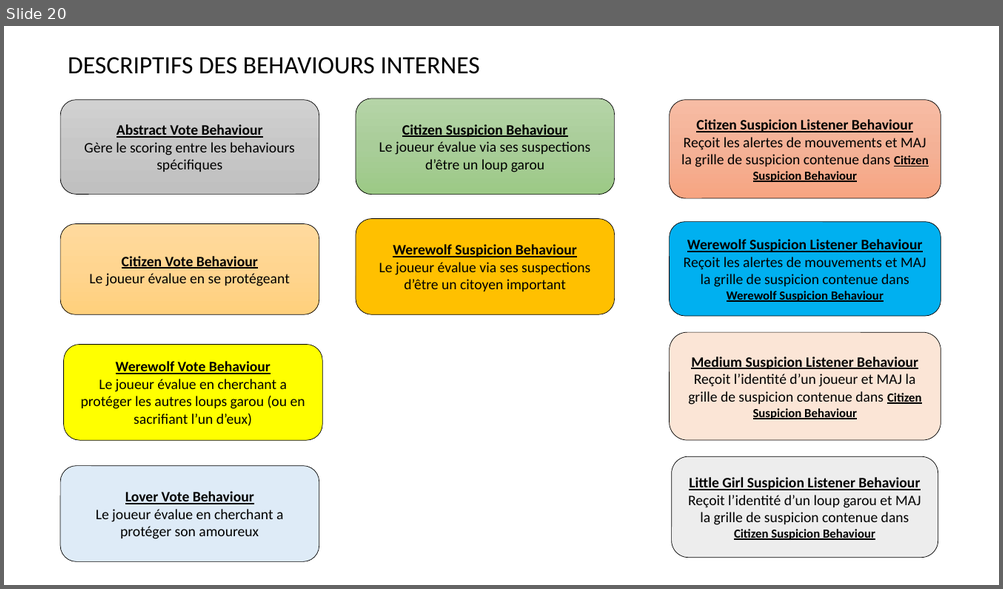
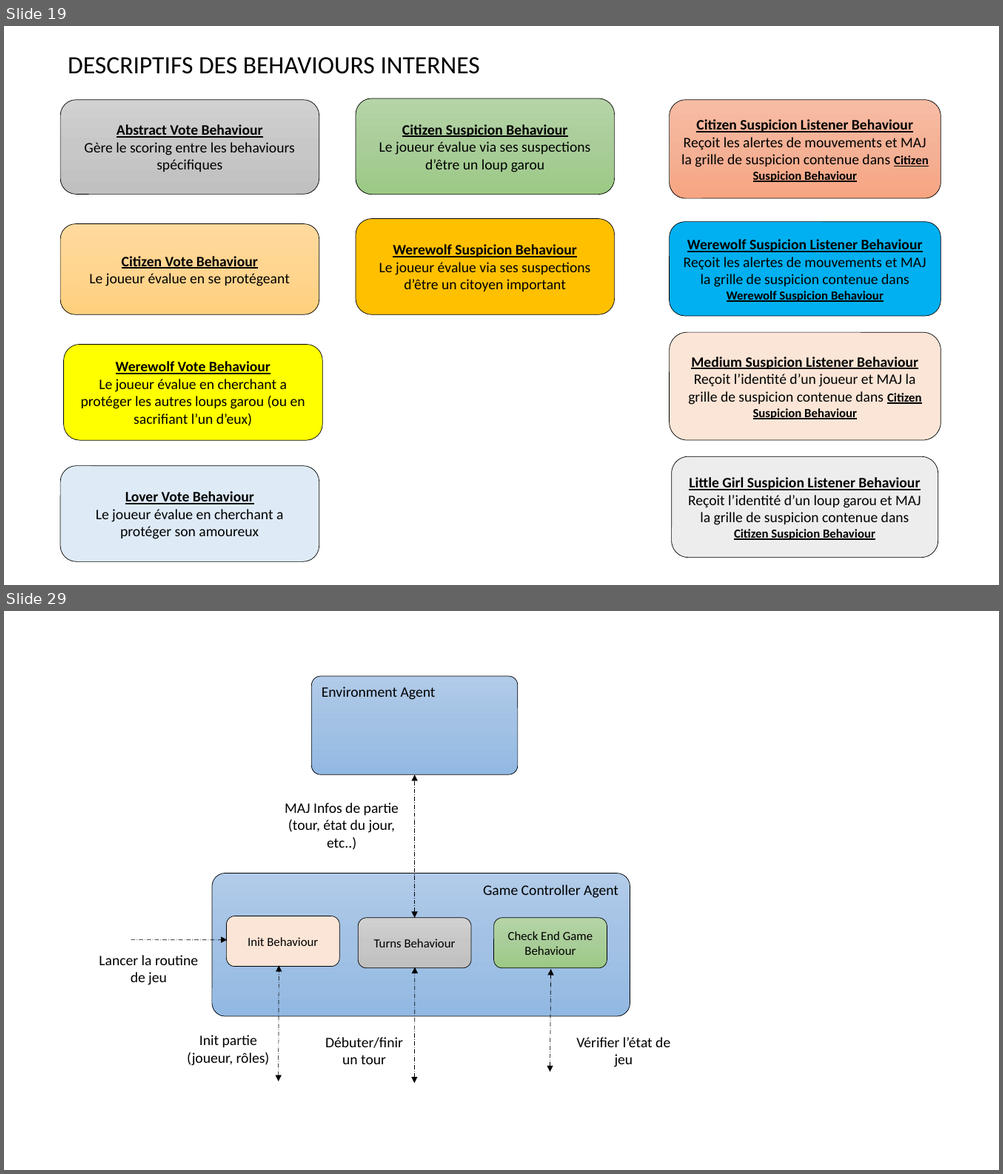
Before and after one commit to konamdav/Loup-Garou, a slide deck: README.pptx. Shown one above the other, each under a label of ours: slide 20 before the commit, slides 19 and 29 after it; the slides between them are not shown. The pictures are 1003x589 and 1003x1174 pixels, drawn with LibreOffice and Linux fonts; fonts in the diff are those of the drawing. Boxes give left, top, right and bottom in pixels: in the first picture for what was removed or moved away, otherwise in the second. Text is boxed around its words. In the diff, an @@ line names an element or a change of style, - is before the commit and + after.

```diff
--- a/README.pptx
+++ b/README.pptx
@@ slide 29 added at <box>4,611,999,1170</box>, background #FFFFFF @@
@@ rounded rectangle added at <box>311,676,518,775</box>, fill gradient #B1CBE9 to #A3C1E5 to #93B9E4, outline #000000 0.5 pt, 14 pt, text #000000 @@
+Environment Agent
@@ double arrow added from (415, 918) to (415, 775), #000000 0.5 pt dashed @@
@@ text added at <box>284,803,398,850</box>, 14 pt, text #000000 @@
+MAJ Infos de partie (tour, état du jour, etc..)
@@ rounded rectangle added at <box>212,874,630,1017</box>, fill gradient #B1CBE9 to #A3C1E5 to #93B9E4, outline #000000 0.5 pt, 14 pt, text #000000 @@
+Game Controller Agent
@@ rounded rectangle added at <box>226,916,340,966</box>, fill #FBE5D6, outline #000000 0.5 pt, 12 pt, text #000000 @@
+Init Behaviour
@@ rounded rectangle added at <box>358,918,471,968</box>, fill gradient #D2D2D2 to #C8C8C8 to #C0C0C0, outline #000000 0.5 pt, 12 pt, text #000000 @@
+Turns Behaviour
@@ rounded rectangle added at <box>493,918,607,968</box>, fill gradient #B5D5A7 to #AACE9A to #9CC987, outline #000000 0.5 pt, 12 pt, text #000000 @@
+Check End Game Behaviour
@@ arrow added from (131, 940) to (227, 940), #000000 0.5 pt dashed @@
@@ text added at <box>99,955,198,985</box>, 14 pt, text #000000 @@
+Lancer la routine de jeu
@@ double arrow added from (279, 1082) to (279, 966), #000000 0.5 pt dashed @@
@@ double arrow added from (415, 1083) to (415, 968), #000000 0.5 pt dashed @@
@@ double arrow added from (550, 1072) to (551, 969), #000000 0.5 pt dashed @@
@@ text added at <box>187,1035,270,1066</box>, 14 pt, text #000000 @@
+Init partie
+(joueur, rôles)
@@ text added at <box>325,1037,403,1065</box>, 14 pt, text #000000 @@
+Débuter/finir un tour
@@ text added at <box>576,1037,670,1068</box>, 14 pt, text #000000 @@
+Vérifier l’état de jeu
@@ what was slide 20 is now slide 19 @@
```
Also in this commit, not shown: 9 slides changed, 2 other slides added.
